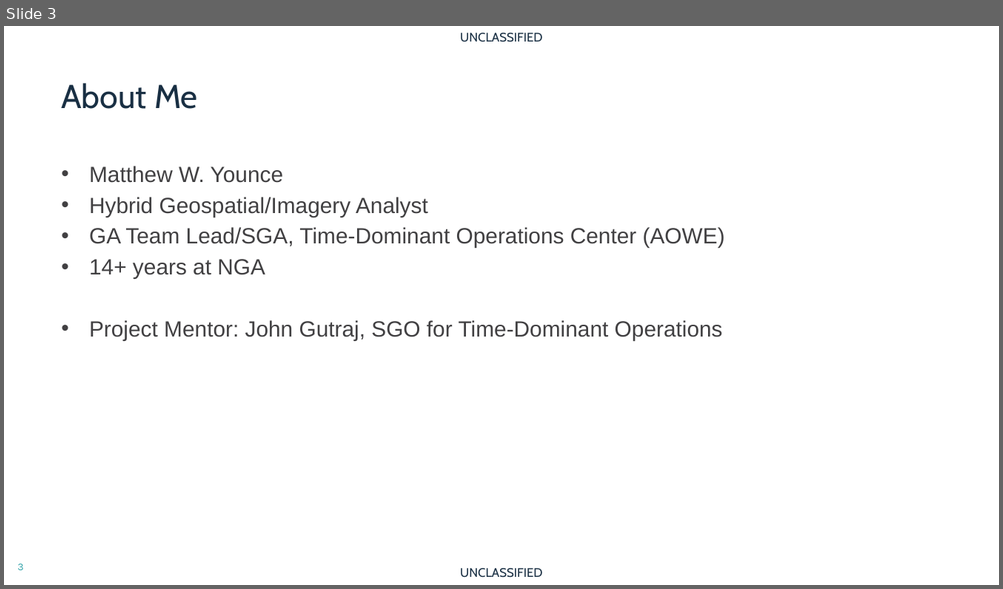
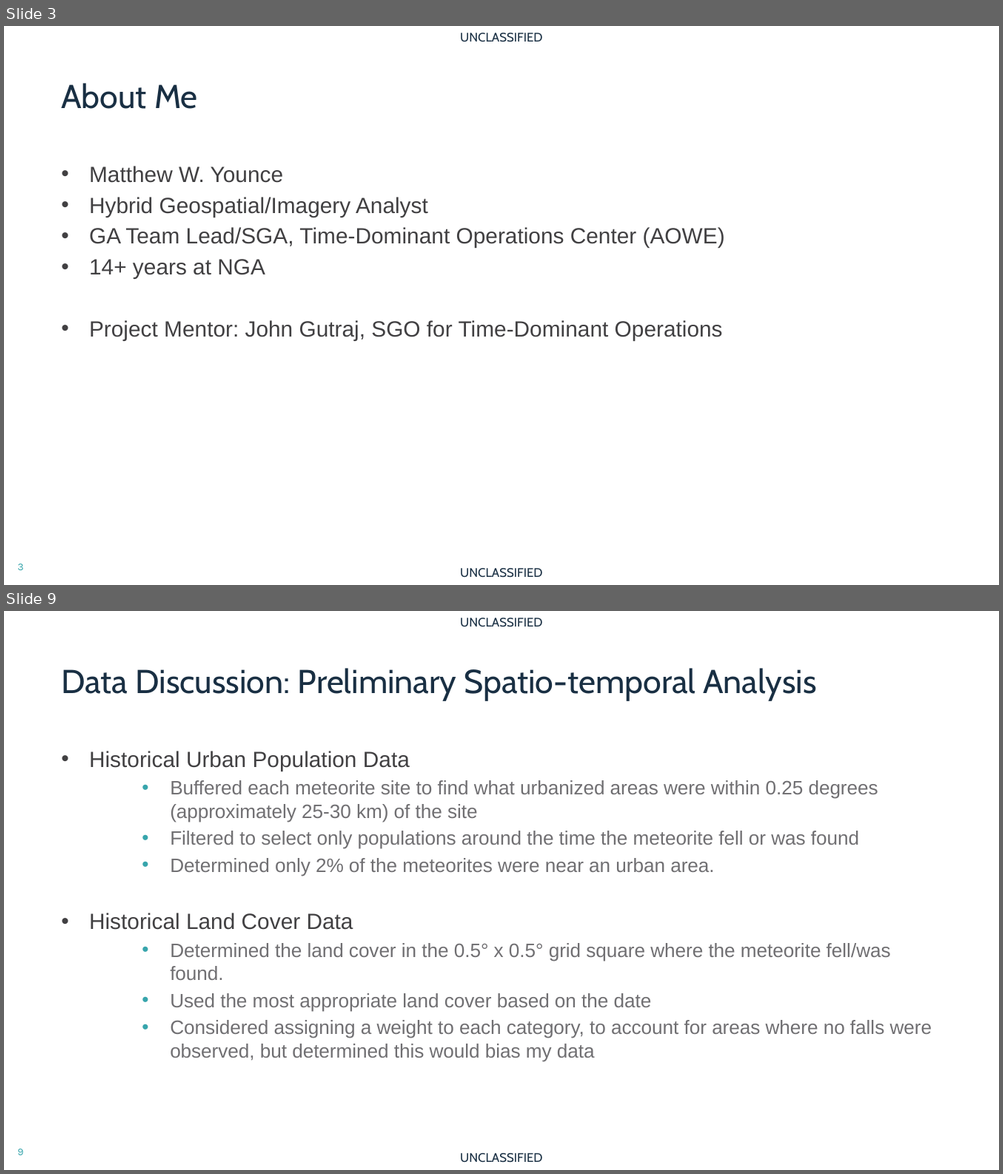
Before and after one commit to mwy912/capstone, a slide deck: milestones/milestone_8/matthew_younce_capstone.pptx. Shown one above the other, each under a label of ours: slide 3 before the commit, slides 3 and 9 after it; the slides between them are not shown. The pictures are 1003x589 and 1003x1174 pixels, drawn with LibreOffice and Linux fonts; fonts in the diff are those of the drawing; background and template pictures are left out. Boxes give left, top, right and bottom in pixels: in the first picture for what was removed or moved away, otherwise in the second. Text is boxed around its words. In the diff, an @@ line names an element or a change of style, - is before the commit and + after.

```diff
--- a/milestones/milestone_8/matthew_younce_capstone.pptx
+++ b/milestones/milestone_8/matthew_younce_capstone.pptx
@@ slide 9 added at bbox=[4, 611, 999, 1170], background #FFFFFF; not listed: 3 template elements that a slide beside it also shows @@
@@ title added at bbox=[61, 668, 816, 701], 32 pt, text #192F43 @@
+Data Discussion: Preliminary Spatio-temporal Analysis
@@ text added at bbox=[89, 751, 932, 1062], 18.7 pt, text #706F72 @@
+• Historical Urban Population Data
+  • Buffered each meteorite site to find what urbanized areas were within 0.25 degrees (approximately 25-30 km) of the site
+  • Filtered to select only populations around the time the meteorite fell or was found
+  • Determined only 2% of the meteorites were near an urban area.
+• Historical Land Cover Data
+  • Determined the land cover in the 0.5° x 0.5° grid square where the meteorite fell/was found.
+  • Used the most appropriate land cover based on the date
+  • Considered assigning a weight to each category, to account for areas where no falls were observed, but determined this would bias my data
```
Also in this commit, not shown: 4 slides changed, 11 other slides added, 2 slides removed, 2 other files.
